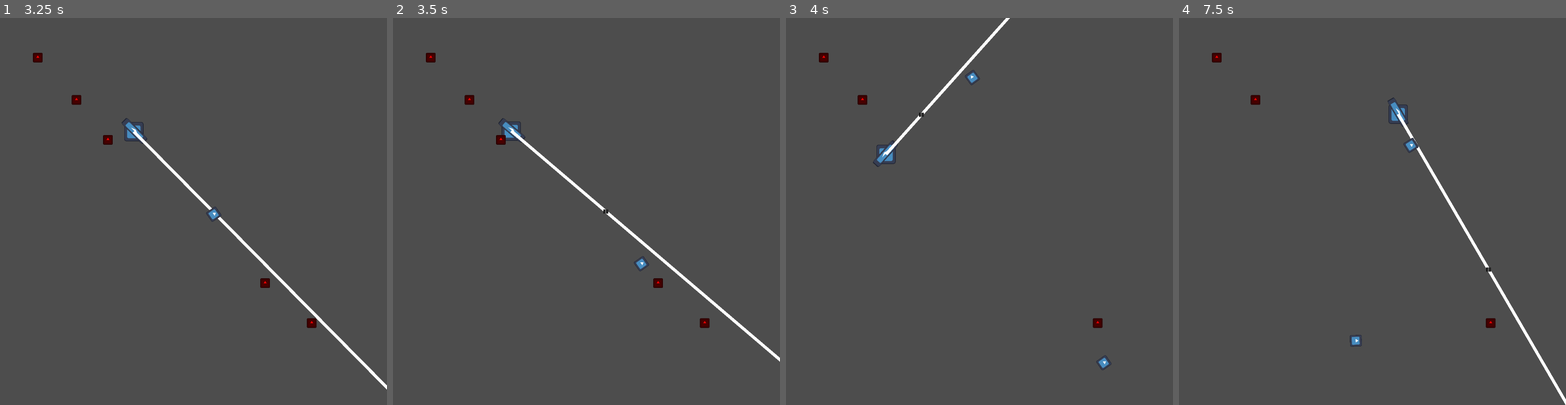
Above: before the commit, frames 1-4 (left to right).
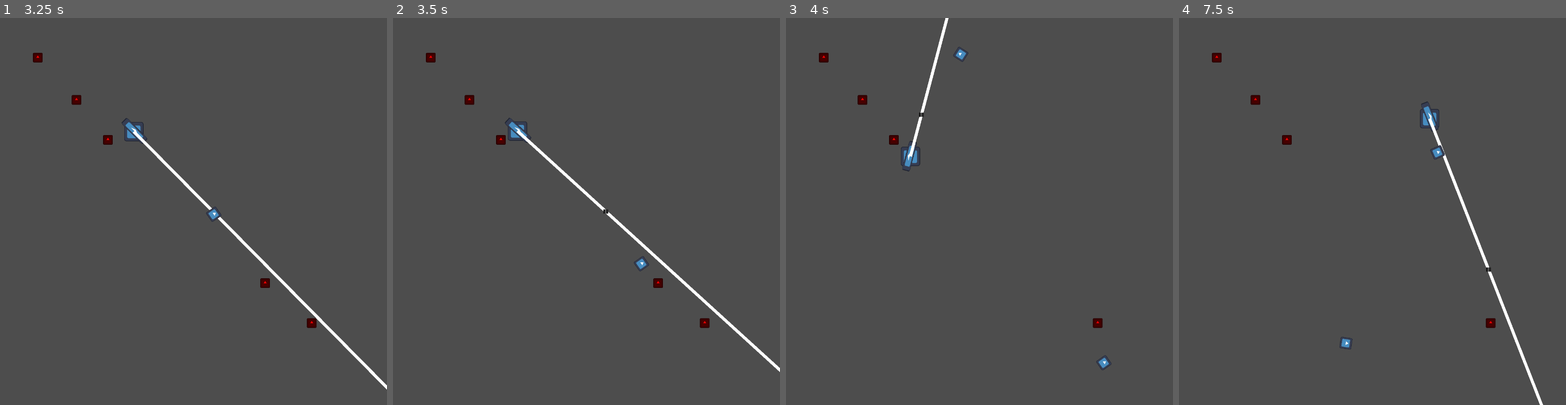
Above: after the commit, the same moments.

Repository: KoB-Kirito/uol-gamejam-10
Game: Godot game, scene res://level/level_2.tscn
Two runs of this game, one before a commit and one after it. Both use one fixed random seed, a clock stepped at 60 frames per second and the inputs below. This scene is started directly instead of the project's main scene. The engine's default icon, where the game draws it, is replaced by a stand-in: a white triangle on a blue panel in a dark square.
Inputs (mouse positions are in pixels of both pictures, inside the frame that each line leads up to):
- Up to frame 1 (3.25 s): tap Enter at 0.5 s; move the mouse to (174, 288) at 0.52 s; hold W (up) 0.53-2.03 s; click (174, 288) at 0.6 s; move the mouse to (309, 269) at 1.27 s; click (309, 269) at 1.35 s; move the mouse to (77, 153) at 2.02 s; hold A (left) from 2.03 s (still down); click (77, 153) at 2.1 s; move the mouse to (212, 211) at 2.77 s; click (212, 211) at 2.85 s
- Up to frame 2 (3.5 s): keep holding A (left)
- Up to frame 3 (4 s): move the mouse to (921, 114) at 3.52 s; release A (left) at 3.53 s; hold S (down) from 3.53 s (still down); click (921, 114) at 3.6 s
- Up to frame 4 (7.5 s): move the mouse to (1457, 192) at 4.27 s; release S (down) at 4.28 s; hold D (right) 4.28-5.03 s; click (1457, 192) at 4.35 s; move the mouse to (1295, 230) at 5.02 s; hold W (up) 5.03-5.78 s; click (1295, 230) at 5.1 s; move the mouse to (1411, 126) at 5.77 s; hold D (right) from 5.78 s (still down); click (1411, 126) at 5.85 s; move the mouse to (1353, 288) at 6.52 s; click (1353, 288) at 6.6 s; move the mouse to (1488, 269) at 7.27 s; click (1488, 269) at 7.35 s

Frame 1 is identical in both runs. In frame 2, 1.3% of the frame differs, in the area x 27-100%, y 25-92%; in frame 3, 1.1%; in frame 4, 1.9%, in the area x 26-100%, y 20-100%.
Error after the commit: Invalid access to property or key 'gun' on a base object of type 'CharacterBody2D (Enemy)'. (res://gun.gd:39)

Commit message:
Weapon Pickup
The Player now has a variable that if toggled, can let him spawn with or without his weapon.
If he has no Weapon, he can Pick one up from the Ground.

Diff:
--- /dev/null
+++ b/WeaponTesting/level_NoWeapon.tscn
@@ -0,0 +1,24 @@
+[gd_scene load_steps=5 format=3 uid="uid://c6exjv0wo68ut"]
+
+[ext_resource type="PackedScene" uid="uid://ch3u4v7tets38" path="res://level_manager.tscn" id="1_lgun7"]
+[ext_resource type="PackedScene" uid="uid://d1nwfcr0d5o1x" path="res://player.tscn" id="2_8ujg3"]
+[ext_resource type="PackedScene" uid="uid://bvfwp4bvyktui" path="res://gun.tscn" id="3_m4j3d"]
+[ext_resource type="PackedScene" uid="uid://f4jf1c4v6ts5" path="res://enemies/_base_enemy.tscn" id="4_harid"]
+
+[node name="level_NoWeapon" type="Node2D"]
+
+[node name="LevelManager" parent="." instance=ExtResource("1_lgun7")]
+next_level = "res://level/level_2.tscn"
+
+[node name="Player" parent="." instance=ExtResource("2_8ujg3")]
+position = Vector2(118, 151)
+friction = 0.3
+acceleration = 0.4
+startWithWeapon = false
+
+[node name="Gun" parent="." instance=ExtResource("3_m4j3d")]
+position = Vector2(458, 169)
+IsEquipped = false
+
+[node name="EnemyBase" parent="." instance=ExtResource("4_harid")]
+position = Vector2(859, 933)
--- a/character_body_2d.gd
+++ b/character_body_2d.gd
@@ -5,8 +5,13 @@
 @export var acceleration = 0.1
 @onready var gun := $Gun
 @export var aim : Aim
+@export var startWithWeapon:bool
+var hasShot = false
 
-var hasShot = false
+func _ready() -> void:
+	if not startWithWeapon:
+		gun.queue_free()
+		gun=null
 
 func get_input():
 	var input = Vector2()
@@ -27,7 +32,8 @@
 	else:
 		velocity = velocity.lerp(Vector2.ZERO, friction)
 	move_and_slide()
-
+	if gun == null :
+		return
 	if Input.is_action_just_pressed("shoot") :#&& !hasShot:
 		# Knockback
 		var r = gun.rotation + PI
--- a/gun.gd
+++ b/gun.gd
@@ -7,9 +7,11 @@
 @onready var animPlayer := $AnimationPlayer
 @onready var sprite := $Sprite
 
-
+@export var IsEquipped:bool
 
 func _physics_process(delta: float) -> void:
+	if not IsEquipped:
+		return
 	look_at(get_global_mouse_position())
 	var normDir = int(rotation_degrees) % 360
 	if normDir > 90 and normDir < 270:
@@ -27,3 +29,17 @@
 	b.rotation = rotation
 
 	b.launch(path)
+
+
+
+
+func _on_area_2d_body_entered(body: Node2D) -> void:
+	if body == get_parent():
+		return
+	if body.gun!=null:
+		queue_free()
+		return
+	reparent(body)
+	position=Vector2(0,0)
+	body.gun=self
+	IsEquipped=true
--- a/gun.tscn
+++ b/gun.tscn
@@ -41,10 +41,14 @@
 &"shoot": SubResource("Animation_yhgd4")
 }
 
+[sub_resource type="RectangleShape2D" id="RectangleShape2D_hl0mm"]
+size = Vector2(99.5, 37.5)
+
 [node name="Gun" type="Node2D"]
 script = ExtResource("1_nvh88")
 bullet = ExtResource("2_y752r")
 knockback = 200.0
+IsEquipped = true
 
 [node name="Sprite" type="Sprite2D" parent="."]
 position = Vector2(-1, -3)
@@ -59,3 +63,13 @@
 libraries = {
 &"": SubResource("AnimationLibrary_uddha")
 }
+
+[node name="Area2D" type="Area2D" parent="."]
+collision_layer = 0
+collision_mask = 2
+
+[node name="CollisionShape2D" type="CollisionShape2D" parent="Area2D"]
+position = Vector2(-1.25, -1.25)
+shape = SubResource("RectangleShape2D_hl0mm")
+
+[connection signal="body_entered" from="Area2D" to="." method="_on_area_2d_body_entered"]
--- a/player.tscn
+++ b/player.tscn
@@ -17,8 +17,11 @@
 curve = SubResource("Curve_y6sfh")
 
 [node name="Player" type="CharacterBody2D" node_paths=PackedStringArray("aim")]
+collision_layer = 2
+collision_mask = 2
 script = ExtResource("1_5xmsr")
 aim = NodePath("Aim")
+startWithWeapon = true
 
 [node name="Sprite2D" type="Sprite2D" parent="."]
 scale = Vector2(0.5, 0.5)
Not shown: 1 places in gun.tscn that only renumber resources
